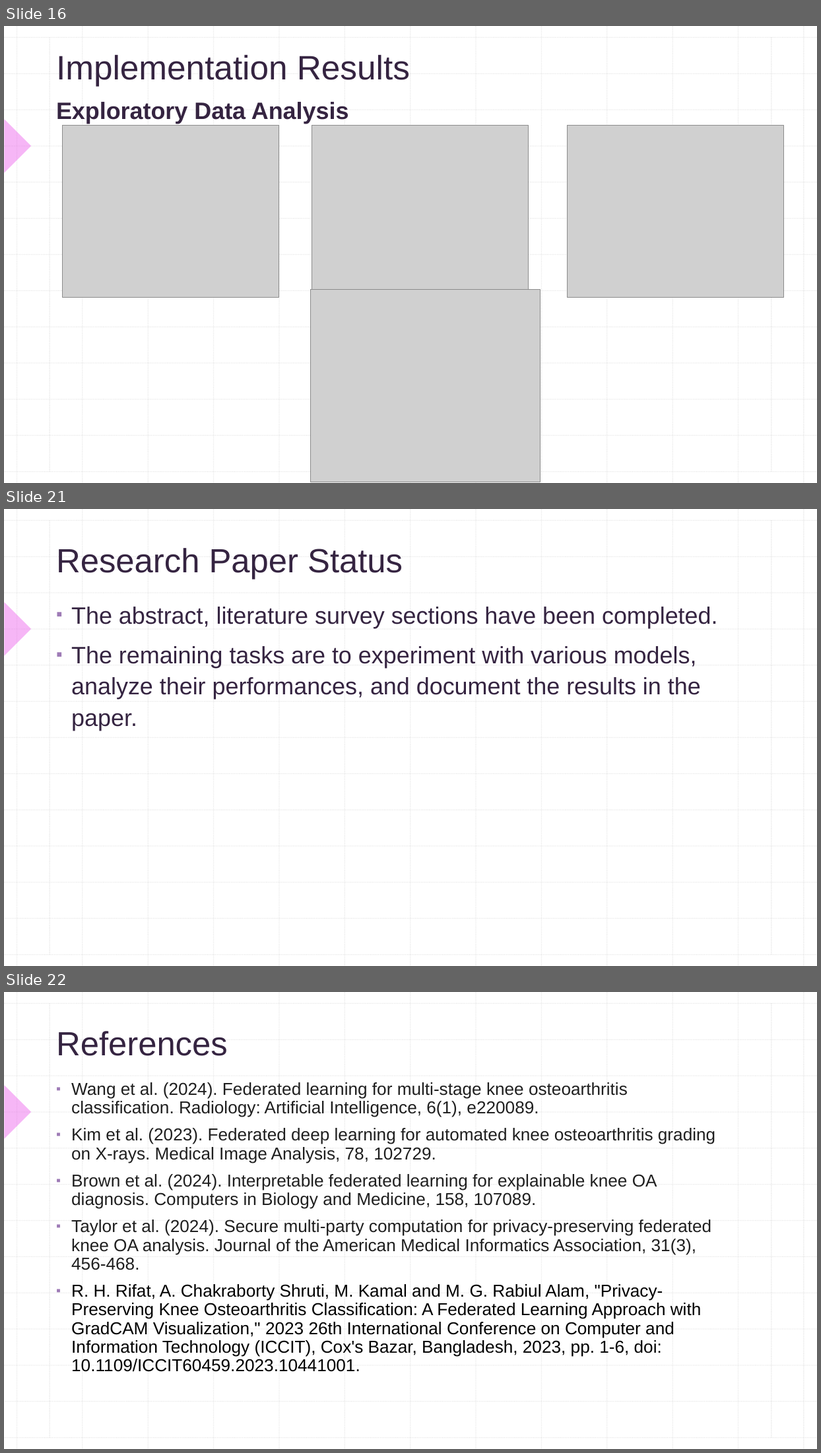
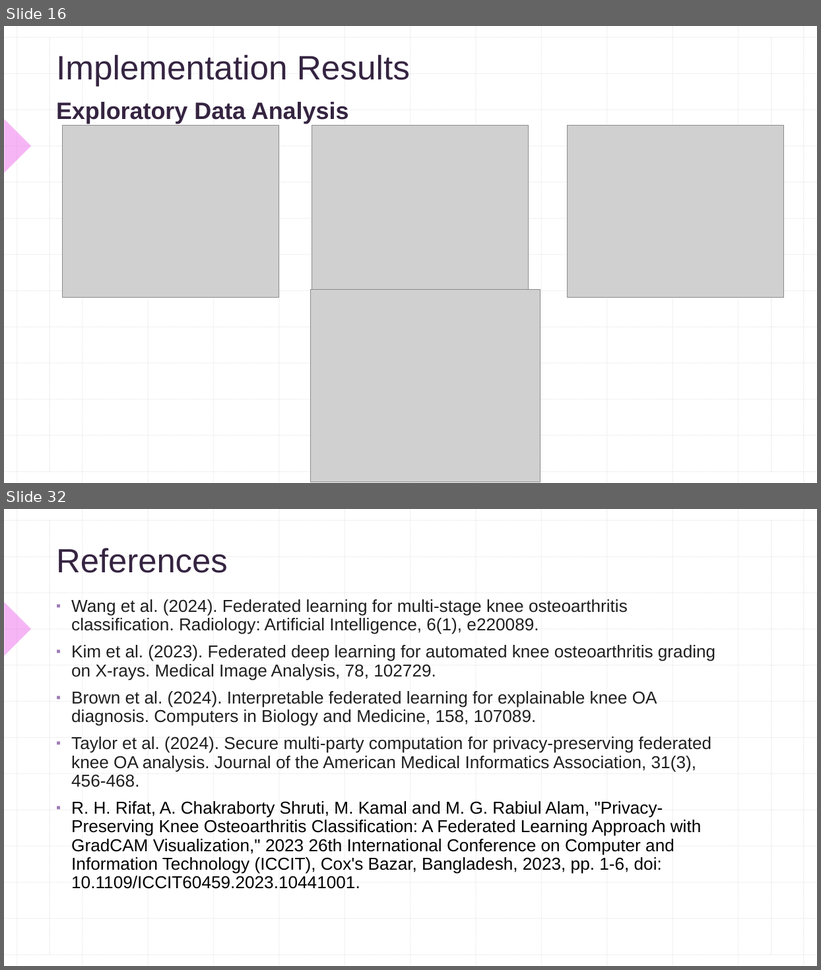
Before and after one commit to SaiNikhil26/PJT1-FL, a slide deck: Documents/PJT-1 Review-2.pptx. Shown one above the other, each under a label of ours: slides 16, 21 and 22 before the commit, slides 16 and 32 after it; the slides between them are not shown. The pictures are 821x1453 and 821x970 pixels, drawn with LibreOffice and Linux fonts; fonts in the diff are those of the drawing; grey boxes stand for pictures. Boxes give left, top, right and bottom in pixels: in the first picture for what was removed or moved away, otherwise in the second. Text is boxed around its words. In the diff, an @@ line names an element or a change of style, - is before the commit and + after.

Commit message:
Added extra results

```diff
--- a/Documents/PJT-1 Review-2.pptx
+++ b/Documents/PJT-1 Review-2.pptx
@@ slide 21 removed at [4, 509, 817, 966], background #FFFFFF; not listed: 29 template elements that a slide beside it also shows @@
@@ title removed at [56, 548, 403, 579] @@
-Research Paper Status
@@ text removed at [71, 607, 718, 731] @@
-▪ The abstract, literature survey sections have been completed.
-▪ The remaining tasks are to experiment with various models, analyze their performances, and document the results in the paper.
@@ what was slide 22 is now slide 32 @@
```
Also in this commit, not shown: 4 slides changed, 11 slides added, 27 other files.
